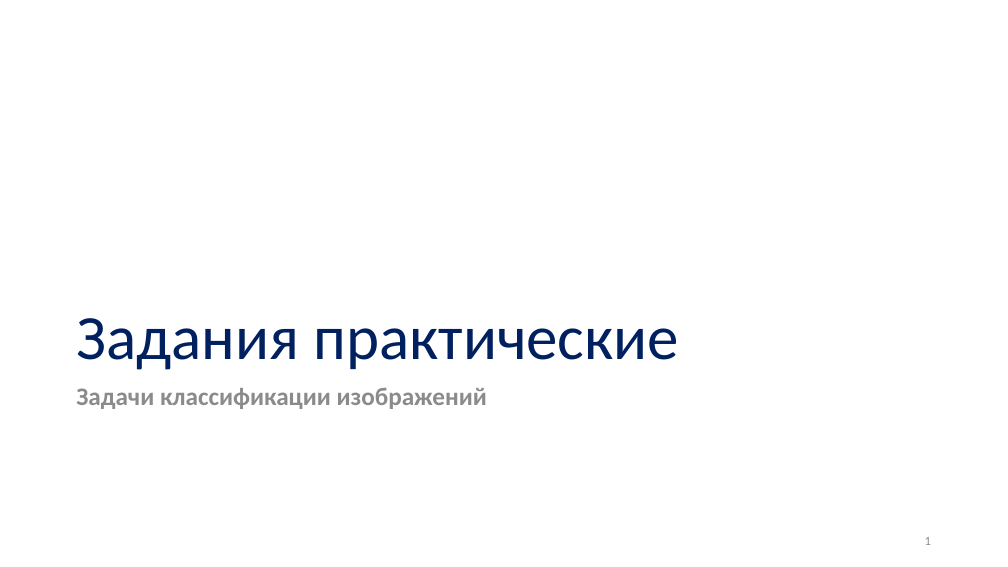
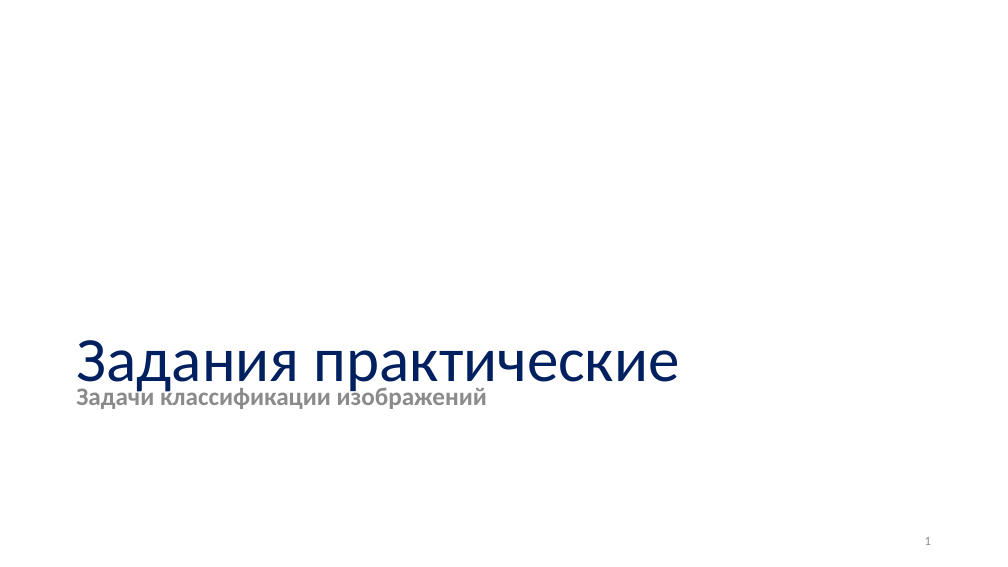
Before and after one commit to itc202/praktik, a slide deck: slide 1 of Нейросети_2024_практические_less2.pptx. Drawn at 1008x567 pixels with LibreOffice and Linux fonts; fonts in the diff are those of the drawing. Boxes give left, top, right and bottom in pixels: in the first picture for what was removed or moved away, otherwise in the second. Text is boxed around its words. In the diff, an @@ line names an element or a change of style, - is before the commit and + after.

```diff
--- a/Нейросети_2024_практические_less2.pptx
+++ b/Нейросети_2024_практические_less2.pptx
@@ title "Задания практические" rewrapped from bbox=[76, 318, 679, 370] to bbox=[77, 340, 680, 397] @@
```
Also in this commit, not shown: 4 other slides changed, 1 slide added, 4 slides removed.
